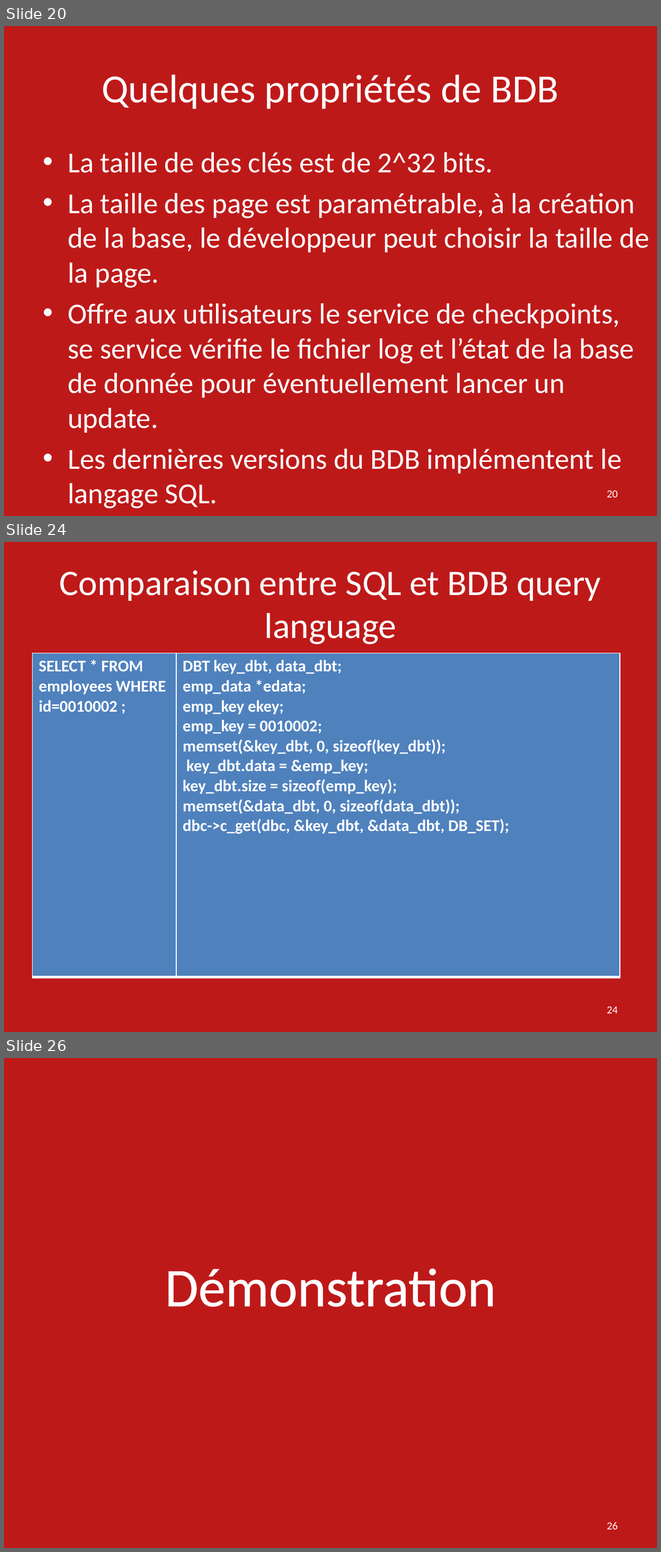
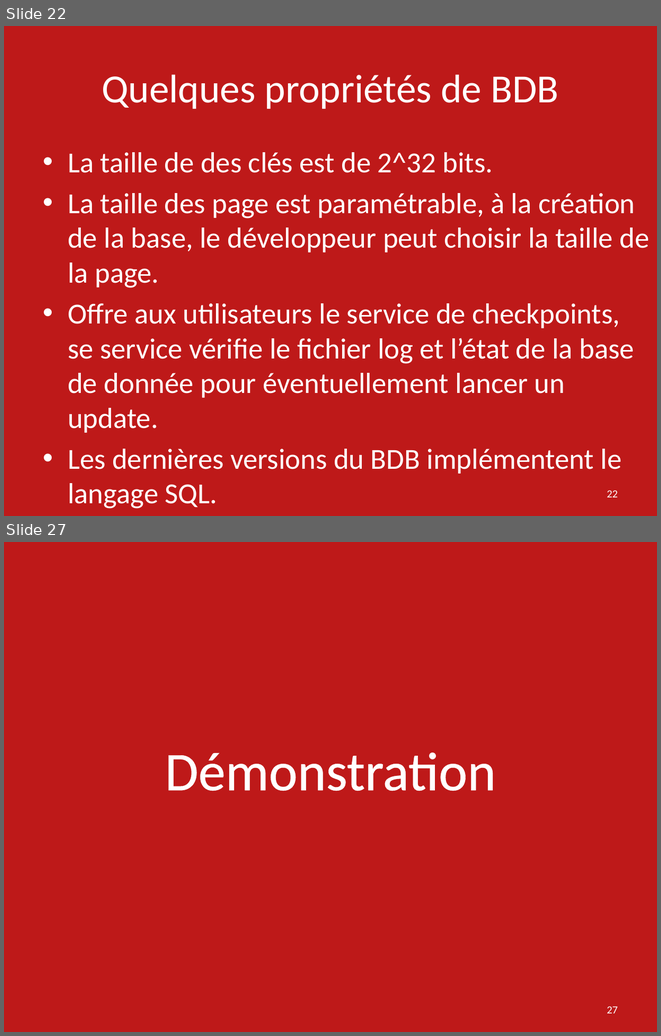
Before and after one commit to ebouhanna/SMB214-2016-Oracle-Berkeley-DB-JE, a slide deck: Presentation Oracle Berkeley DB SMB214.pptx. Shown one above the other, each under a label of ours: slides 20, 24 and 26 before the commit, slides 22 and 27 after it; the slides between them are not shown. The pictures are 661x1552 and 661x1036 pixels, drawn with LibreOffice and Linux fonts; fonts in the diff are those of the drawing. Boxes give left, top, right and bottom in pixels: in the first picture for what was removed or moved away, otherwise in the second. Text is boxed around its words. In the diff, an @@ line names an element or a change of style, - is before the commit and + after.

```diff
--- a/Presentation Oracle Berkeley DB SMB214.pptx
+++ b/Presentation Oracle Berkeley DB SMB214.pptx
@@ slide 24 removed at [4, 542, 657, 1032], background #B80000 at 90% opacity @@
@@ title removed at [60, 570, 601, 644] @@
-Comparaison entre SQL et BDB query language
@@ table removed at [32, 653, 620, 977], 1 rows, 2 columns @@
-SELECT * FROM employees WHERE id=0010002 ; | DBT key_dbt, data_dbt; / emp_data *edata; / emp_key ekey; / emp_key = 0010002; / memset(&key_dbt, 0, sizeof(key_dbt)); / key_dbt.data = &emp_key; / key_dbt.size = sizeof(emp_key); / memset(&data_dbt, 0, sizeof(data_dbt)); / dbc->c_get(dbc, &key_dbt, &data_dbt, DB_SET);
@@ page number removed at [607, 1006, 618, 1013] @@
-24
@@ what was slide 20 is now slide 22 @@
@@ page number at [607, 490, 618, 497]: text changed @@
-20
+22
@@ what was slide 26 is now slide 27 @@
@@ page number at [607, 1006, 618, 1013]: text changed @@
-26
+27
```
Also in this commit, not shown: 1 slide changed, 5 slides added, 3 other slides removed.
